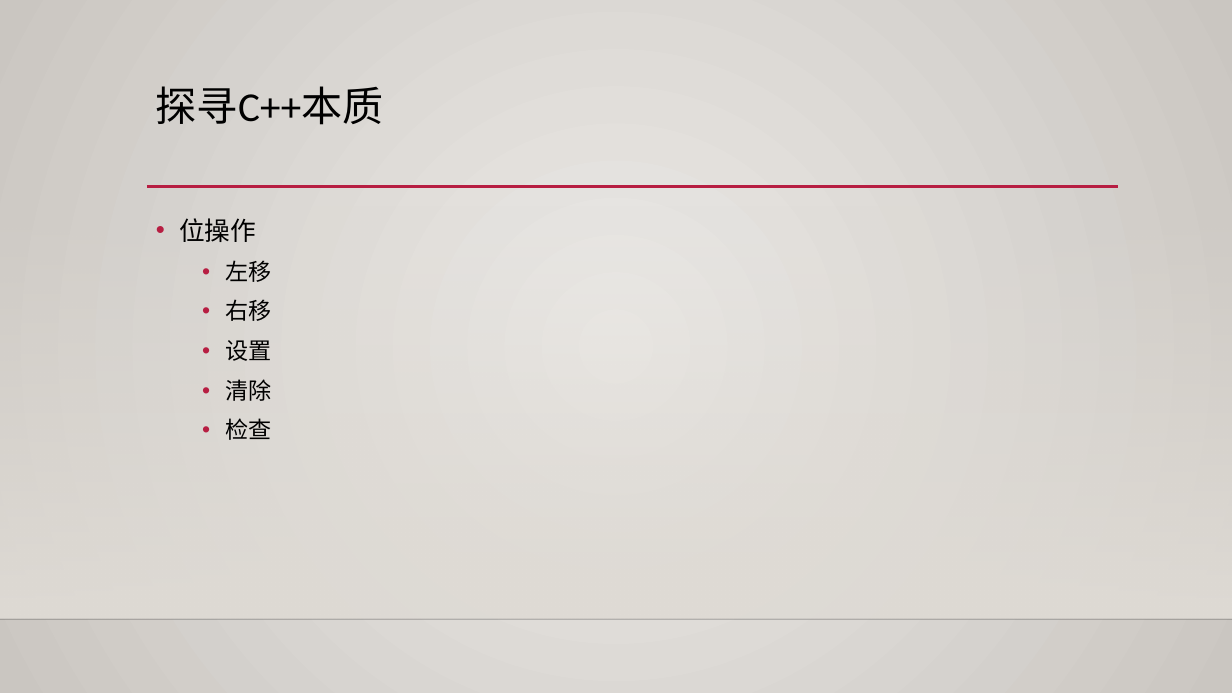
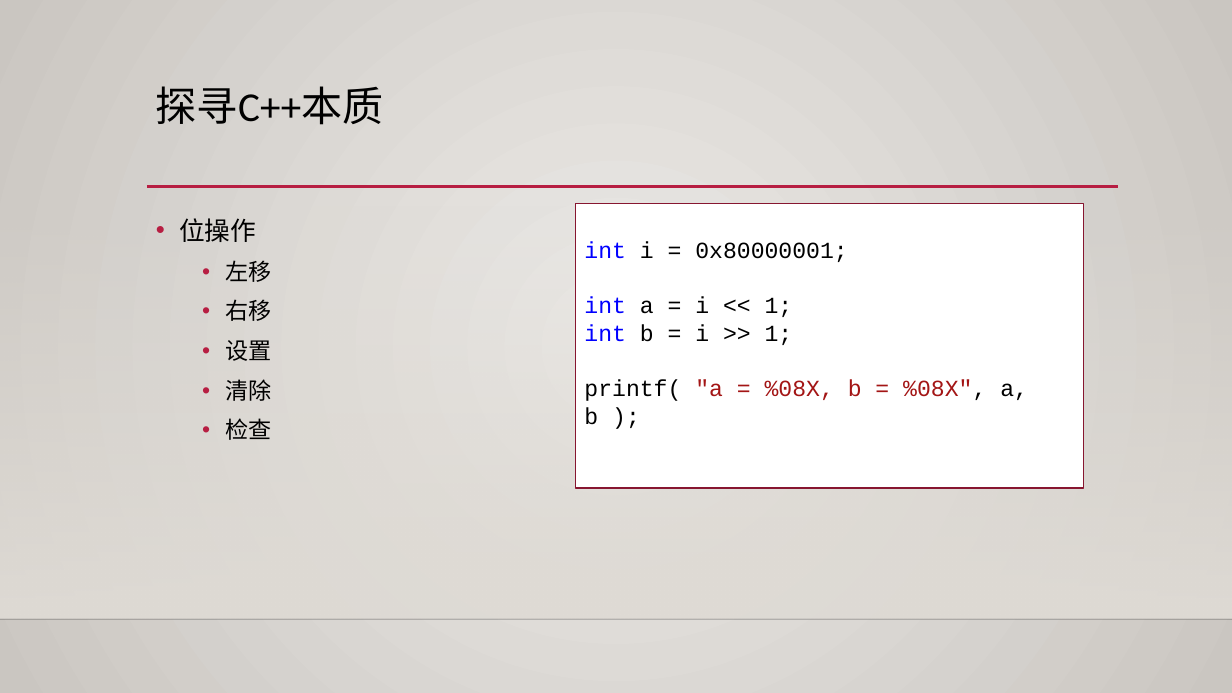
Before and after one commit to albertclass/Lessons, a slide deck: slide 14 of advance c++/courseware.pptx (slide 10 before the commit). Drawn at 1232x693 pixels with LibreOffice and Linux fonts; fonts in the diff are those of the drawing; background and template pictures are left out. Boxes give left, top, right and bottom in pixels: in the first picture for what was removed or moved away, otherwise in the second. Text is boxed around its words. In the diff, an @@ line names an element or a change of style, - is before the commit and + after.

```diff
--- a/advance c++/courseware.pptx
+++ b/advance c++/courseware.pptx
@@ rectangle added at box(576, 203, 1084, 488), fill #FFFFFF, outline #871631 1.25 pt, 18 pt, text #000000 @@
+int i = 0x80000001;
+int a = i << 1;
+int b = i >> 1;
+printf( "a = %08X, b = %08X", a, b );
```
Also in this commit, not shown: 6 other slides changed, 4 slides added, 1 slide removed, 55 other files.
